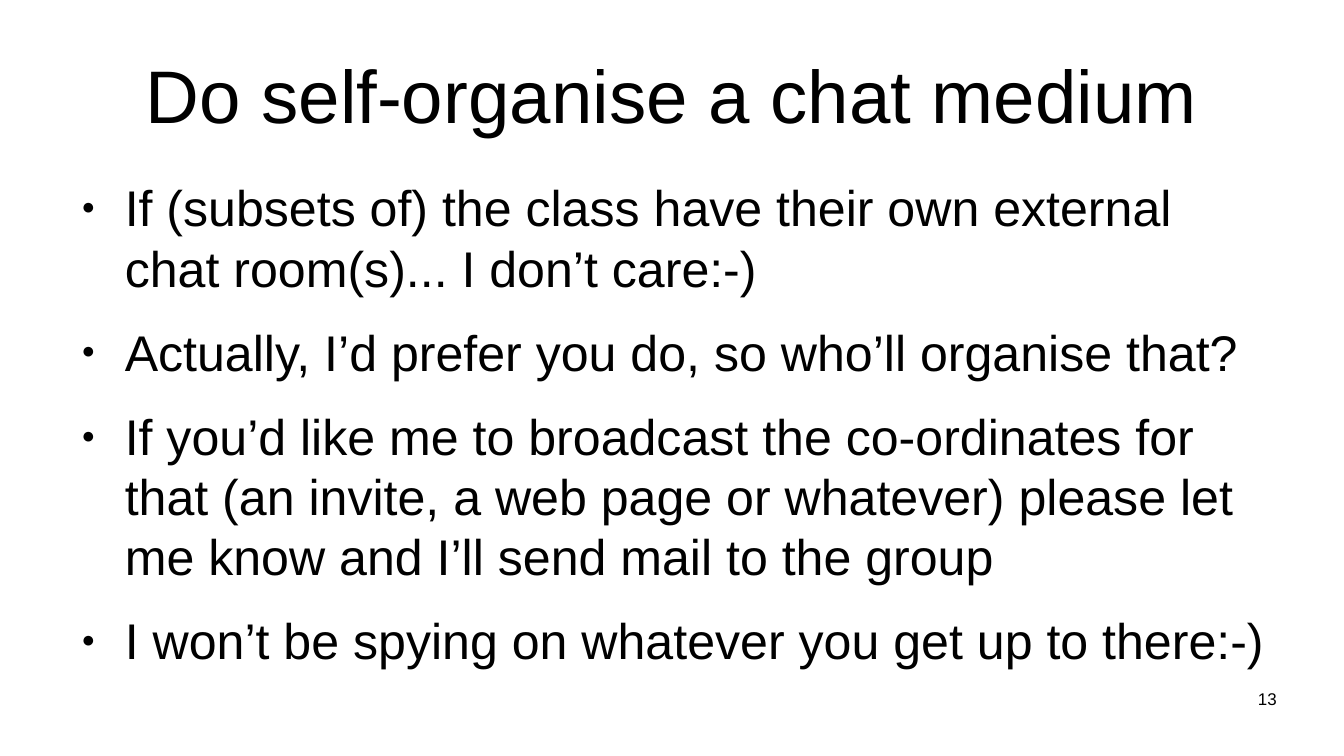
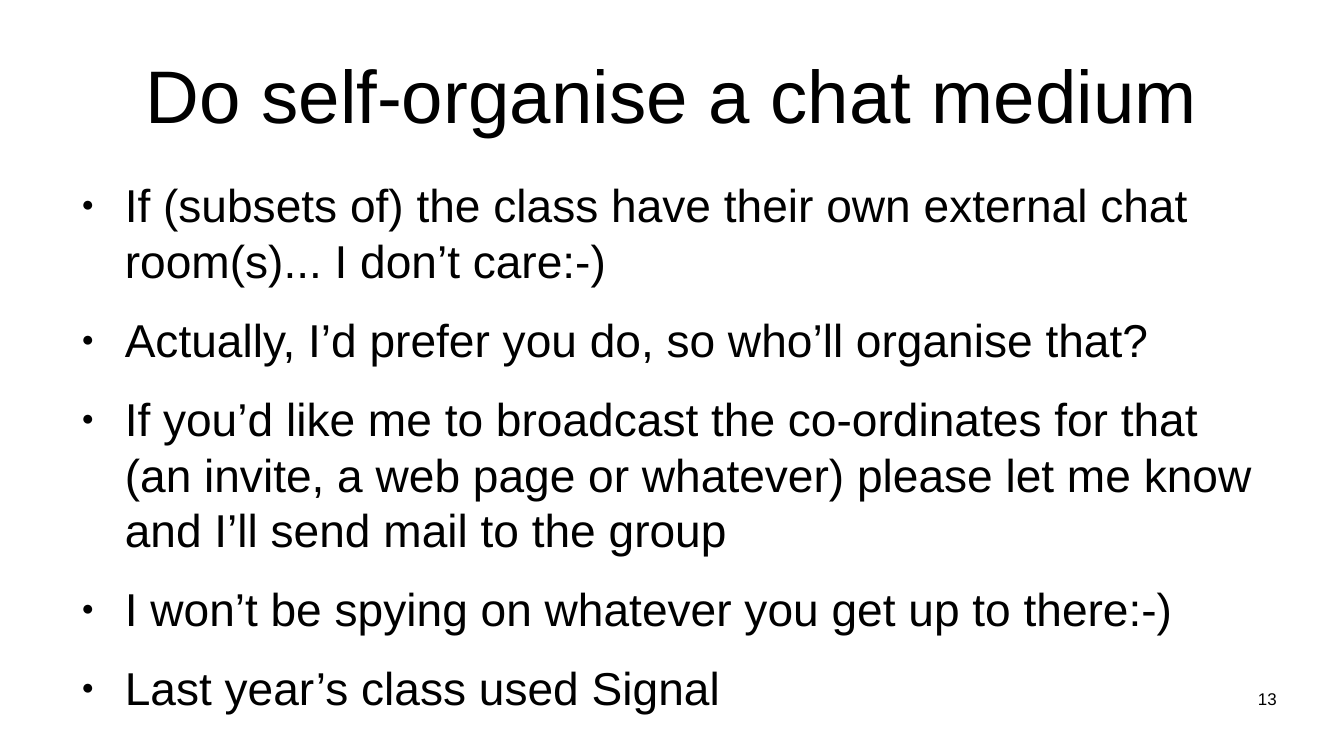
Before and after one commit to sftcd/witidtm, a slide deck: slide 13 of lectures/2026-2027/100-intro.odp. Drawn at 1344x756 pixels with LibreOffice and Linux fonts; fonts in the diff are those of the drawing. Boxes give left, top, right and bottom in pixels: in the first picture for what was removed or moved away, otherwise in the second. Text is boxed around its words. In the diff, an @@ line names an element or a change of style, - is before the commit and + after.

```diff
--- a/lectures/2026-2027/100-intro.odp
+++ b/lectures/2026-2027/100-intro.odp
@@ text at (125, 188, 1252, 635): paragraph added @@
+● Last year’s class used Signal
@@ text at (125, 188, 1252, 635): size 29.6 to 27.2 pt @@
```
Also in this commit, not shown: 15 other slides changed, 3 slides removed, 3 other files.
